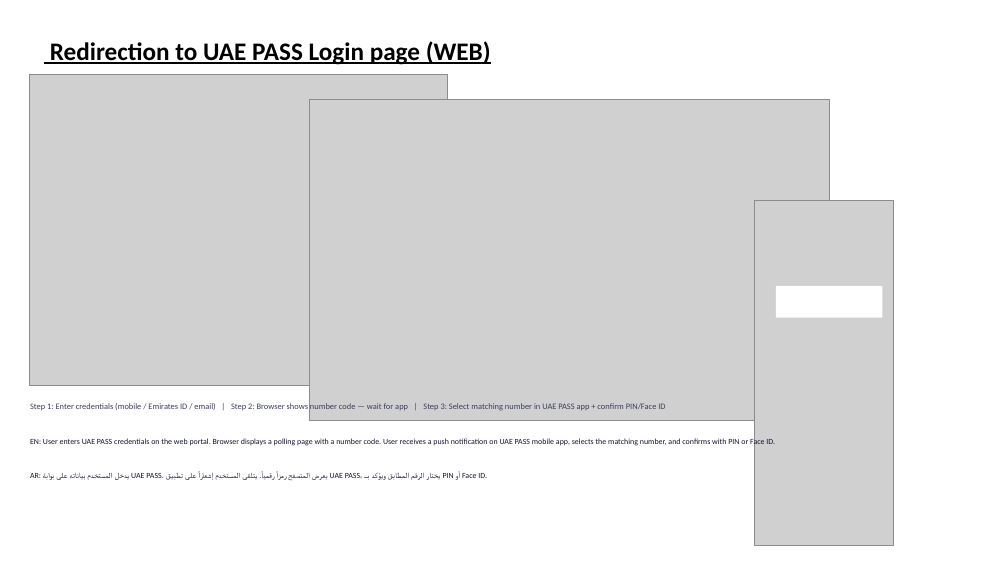
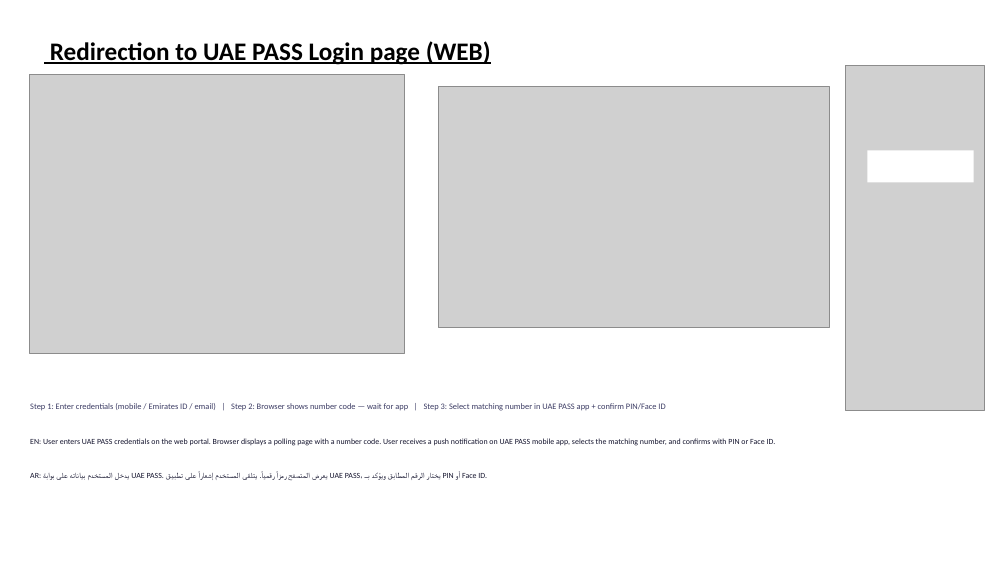
Before and after one commit to california-media/bankcrmnew, a slide deck: slide 5 of inzigo-site/UAE_PASS_MySilah_UserJourney.pptx. Drawn at 1008x567 pixels with LibreOffice and Linux fonts; fonts in the diff are those of the drawing; grey boxes stand for pictures. Boxes give left, top, right and bottom in pixels: in the first picture for what was removed or moved away, otherwise in the second. Text is boxed around its words. In the diff, an @@ line names an element or a change of style, - is before the commit and + after.

```diff
--- a/inzigo-site/UAE_PASS_MySilah_UserJourney.pptx
+++ b/inzigo-site/UAE_PASS_MySilah_UserJourney.pptx
@@ picture: place and size @@
-picture at (29,74,448,385)
+picture at (29,74,405,353)
@@ picture: place and size @@
-picture at (309,99,830,420)
+picture at (439,86,829,327)
@@ picture added at (845,66,985,411) @@
@@ rectangle: place and size @@
-rectangle at (776,286,882,318)
+rectangle at (867,150,974,182)
@@ picture removed at (754,201,893,546) @@
```
Also in this commit, not shown: 17 other slides changed, 20 other files.
